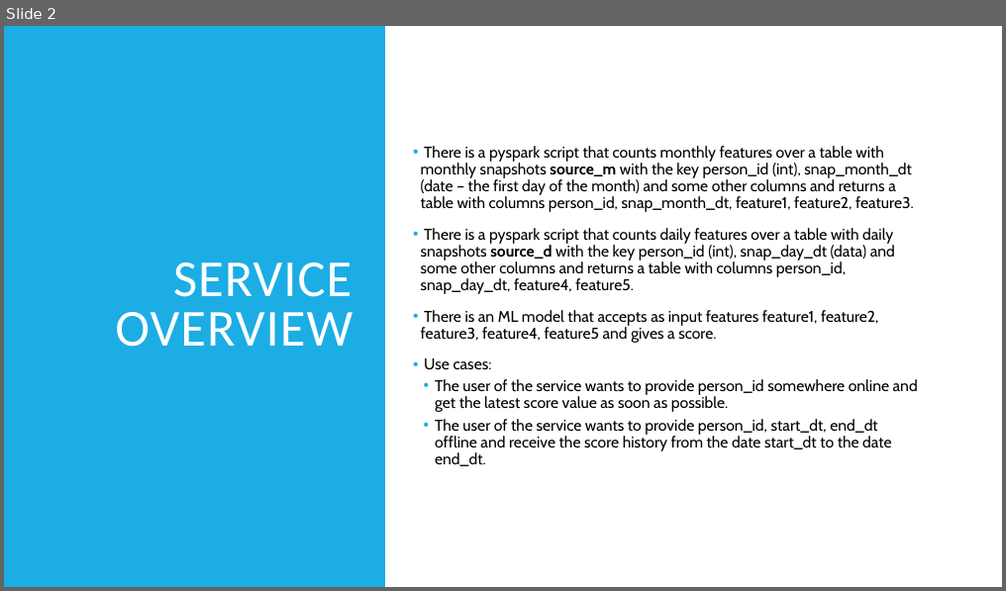
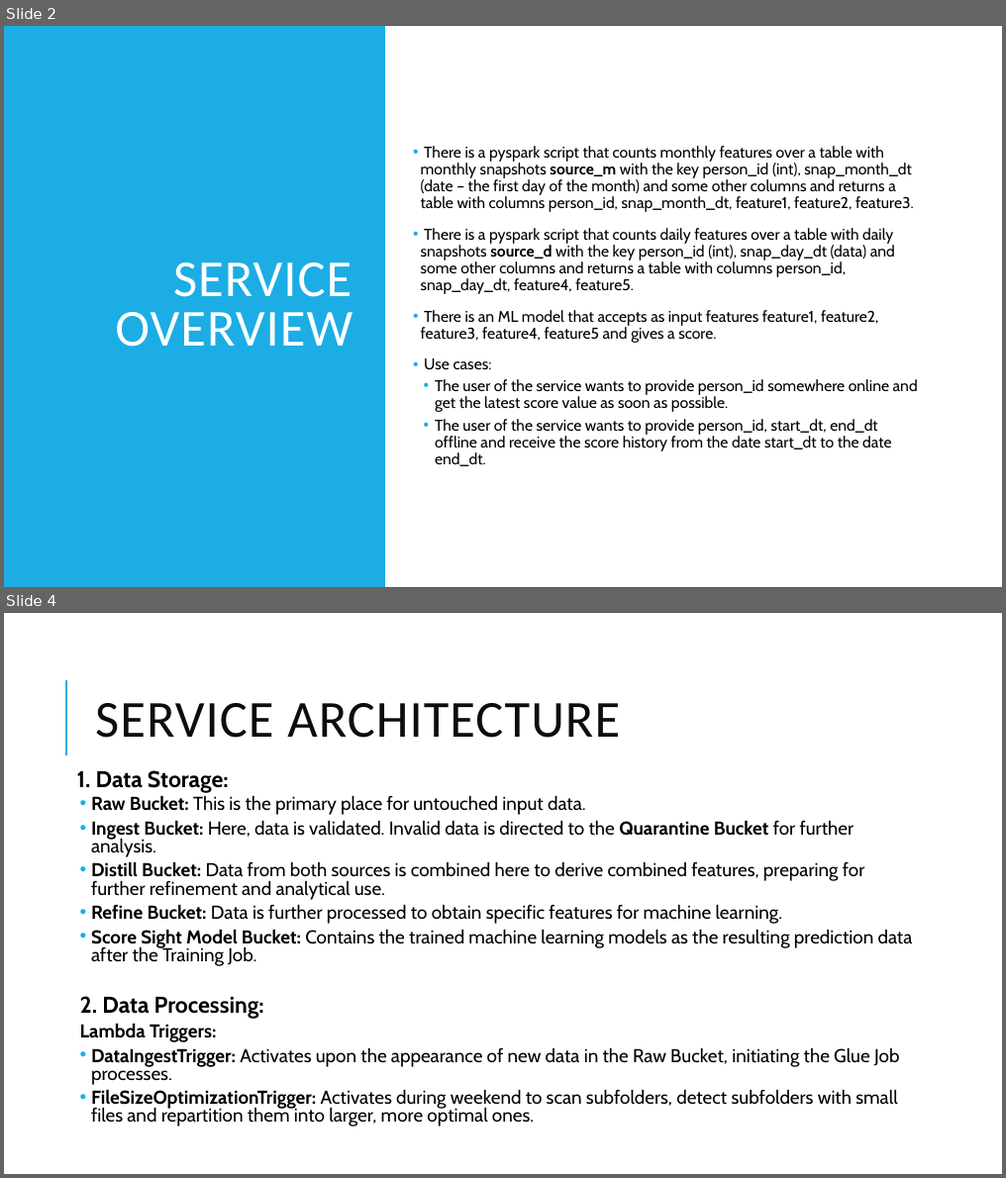
Before and after one commit to VolodymyrPavliv/score_sight, a slide deck: Score Sight Service.pptx. Shown one above the other, each under a label of ours: slide 2 before the commit, slides 2 and 4 after it; the slides between them are not shown. The pictures are 1006x591 and 1006x1178 pixels, drawn with LibreOffice and Linux fonts; fonts in the diff are those of the drawing. Boxes give left, top, right and bottom in pixels: in the first picture for what was removed or moved away, otherwise in the second. Text is boxed around its words. In the diff, an @@ line names an element or a change of style, - is before the commit and + after.

Commit message:
Complet Score Sight Service presantation

```diff
--- a/Score Sight Service.pptx
+++ b/Score Sight Service.pptx
@@ slide 4 added at <box>4,613,1002,1174</box>, background #FFFFFF @@
@@ line added from (66, 756) to (66, 680), #1CADE4 1.5 pt @@
@@ title added at <box>95,703,620,738</box>, 50 pt, text #0D0D0D @@
+SERVICE ARCHITECTURE
@@ text added at <box>77,770,913,1127</box>, 18 pt, text #000000 @@
+  1. Data Storage:
+  • Raw Bucket: This is the primary place for untouched input data.
+  • Ingest Bucket: Here, data is validated. Invalid data is directed to the Quarantine Bucket for further analysis.
+  • Distill Bucket: Data from both sources is combined here to derive combined features, preparing for further refinement and analytical use.
+  • Refine Bucket: Data is further processed to obtain specific features for machine learning.
+  • Score Sight Model Bucket: Contains the trained machine learning models as the resulting prediction data after the Training Job.
+  2. Data Processing:
+  Lambda Triggers:
+  • DataIngestTrigger: Activates upon the appearance of new data in the Raw Bucket, initiating the Glue Job processes.
+  • FileSizeOptimizationTrigger: Activates during weekend to scan subfolders, detect subfolders with small files and repartition them into larger, more optimal ones.
```
Also in this commit, not shown: 1 slide changed, 5 other slides added.
